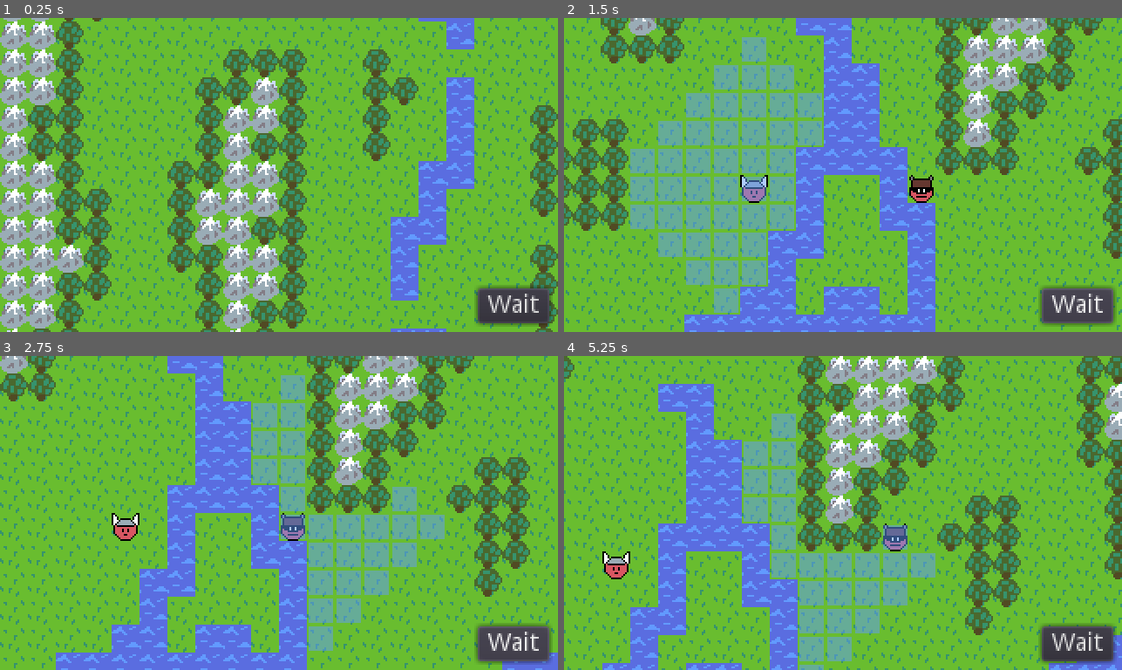
Above: before the commit, frames 1-4 (two rows, left to right).
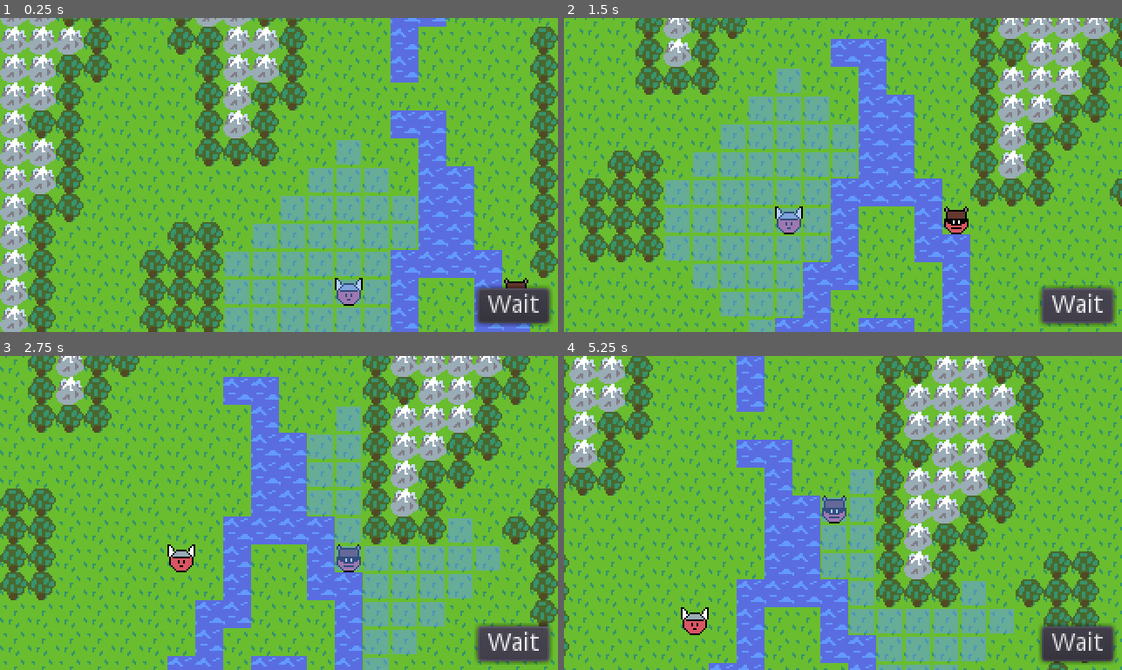
Above: after the commit, the same moments.

Repository: AaronWizard/LegendsOfMajesticSteel
Game: Godot game, scene res://src/game/Game.tscn
The game is run twice, just before and just after one commit, with the same random seed, the same clock (stepped at 60 frames per second) and the same inputs.
Inputs (mouse positions are in pixels of both pictures, inside the frame that each line leads up to):
- Up to frame 1 (0.25 s): no input
- Up to frame 2 (1.5 s): click "Wait" at 0.5 s; click "Wait" at 1.25 s
- Up to frame 3 (2.75 s): click "Wait" at 2 s
- Up to frame 4 (5.25 s): move the mouse to (965, 497) at 2.77 s; click (965, 497) at 2.92 s; drag from (731, 528) to (815, 575) at 3.52 s; tap Enter at 4.25 s; move the mouse to (898, 443) at 4.27 s; click (898, 443) at 4.42 s; drag from (815, 575) to (675, 465) at 5.02 s

The runs differ from the first frame. In frame 1, 57% of the frame differs, in the area x 0-100%, y 0-100%; in frame 2, 55%; in frame 3, 59%; in frame 4, 63%.

Commit message:
Simplifying camera while also working on scrolling

Diff:
--- a/src/game/Game.gd
+++ b/src/game/Game.gd
@@ -34,7 +34,7 @@
 
 
 func _on_BattleGUI_mouse_dragged(relative: Vector2) -> void:
-	_camera.position -= relative
+	_camera.drag(relative)
 
 
 func _on_TurnManager_followed_actor(actor: Actor) -> void:
--- a/src/game/Game.tscn
+++ b/src/game/Game.tscn
@@ -16,10 +16,6 @@
 [node name="MapHighlights" parent="." instance=ExtResource( 4 )]
 
 [node name="GameCamera" parent="." instance=ExtResource( 2 )]
-drag_margin_left = 0.0
-drag_margin_top = 0.0
-drag_margin_right = 0.0
-drag_margin_bottom = 0.0
 
 [node name="TurnManager" type="Node" parent="."]
 script = ExtResource( 5 )
--- a/src/game/GameCamera.gd
+++ b/src/game/GameCamera.gd
@@ -1,10 +1,5 @@
 class_name GameCamera
 extends Camera2D
-
-const TWEEN_SPEED = 200
-const MAX_TIME = 0.5
-
-onready var tween: Tween = get_node("Tween")
 
 
 func set_bounds(rect: Rect2) -> void:
@@ -15,20 +10,20 @@
 	self.limit_bottom = int(rect.end.y)
 
 
-func follow_actor(actor: Actor) -> void:
-	_start_move_camera(actor.remote_transform.global_position)
-	yield(tween, "tween_all_completed")
+func drag(relative: Vector2) -> void:
+	smoothing_enabled = false
 
-	actor.remote_transform.remote_path = get_path()
+	drag_margin_h_enabled = false
+	drag_margin_v_enabled = false
+
+	align()
+	position -= relative
+
+	drag_margin_h_enabled = true
+	drag_margin_v_enabled = true
+
+	smoothing_enabled = true
 
 
-func _start_move_camera(end: Vector2) -> void:
-	var distance := position.distance_to(end)
-	var time := distance / TWEEN_SPEED
-	time = min(MAX_TIME, time)
-
-	# warning-ignore:return_value_discarded
-	tween.interpolate_property(self, "position", position, end, time,
-			Tween.TRANS_LINEAR, Tween.EASE_IN_OUT)
-	# warning-ignore:return_value_discarded
-	tween.start()
+func follow_actor(actor: Actor) -> void:
+	actor.remote_transform.remote_path = get_path()
--- a/src/game/GameCamera.tscn
+++ b/src/game/GameCamera.tscn
@@ -8,6 +8,6 @@
 limit_top = 0
 drag_margin_h_enabled = true
 drag_margin_v_enabled = true
+smoothing_enabled = true
+smoothing_speed = 8.0
 script = ExtResource( 1 )
-
-[node name="Tween" type="Tween" parent="."]
